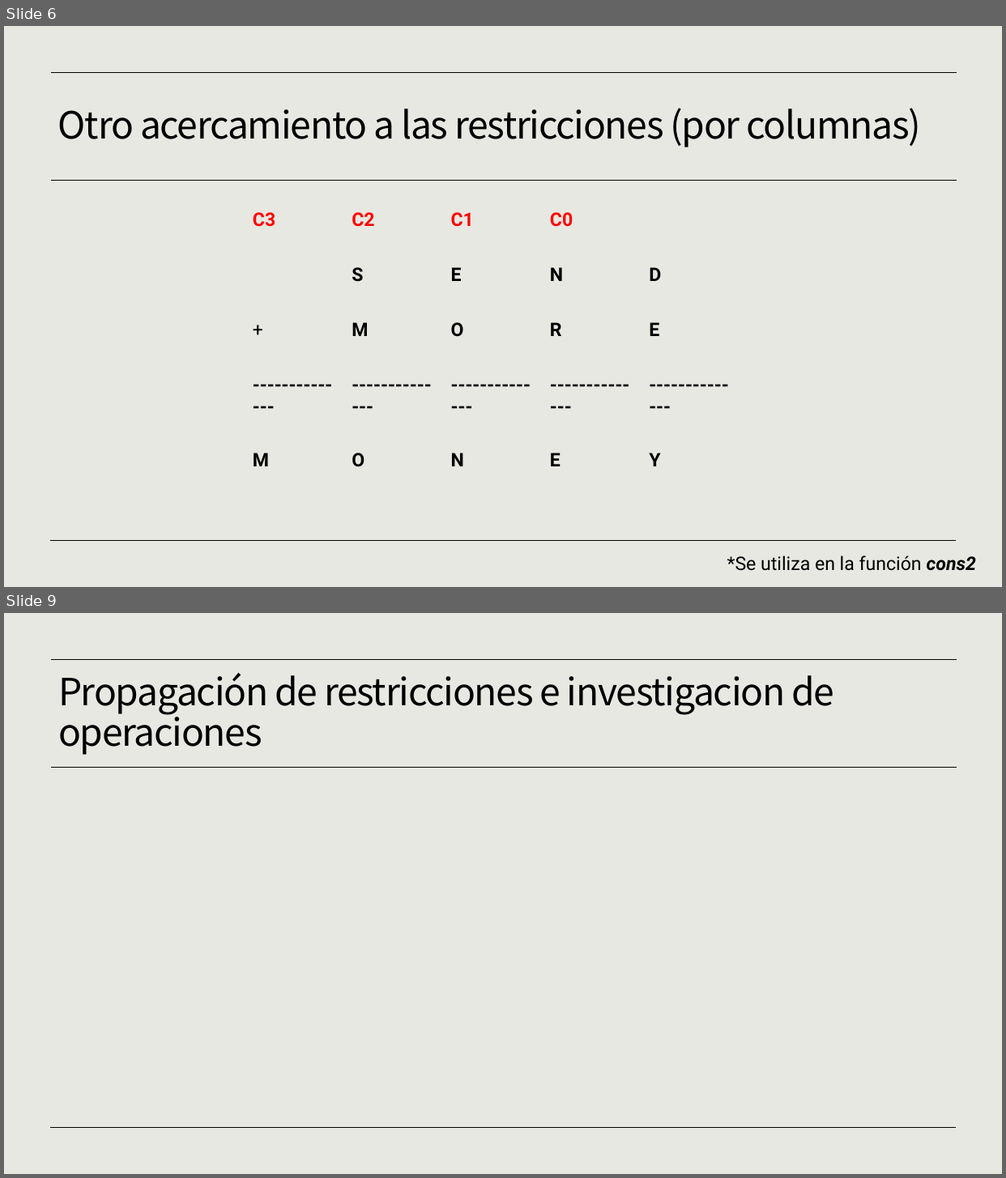
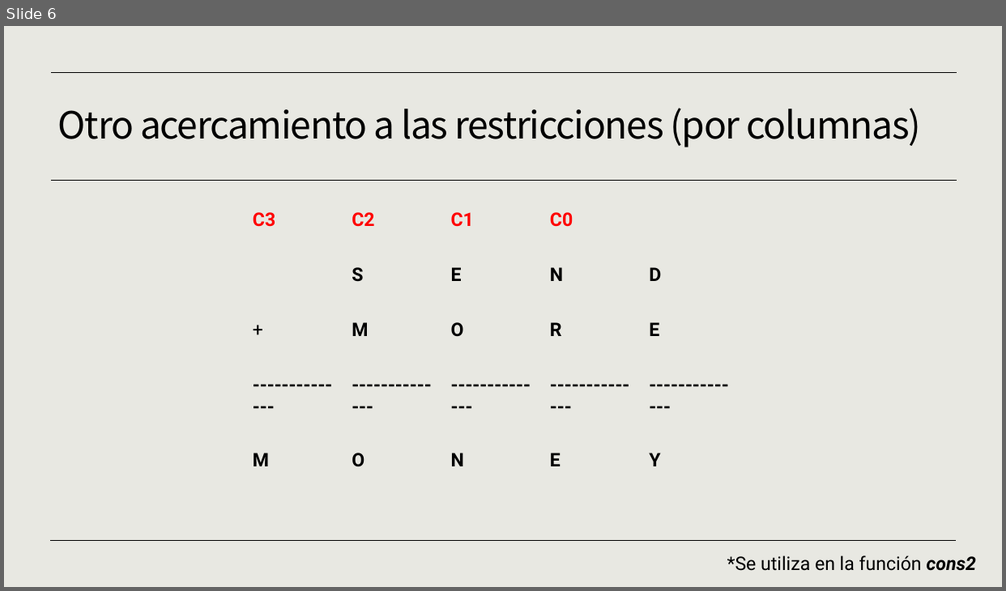
Before and after one commit to JavierCorralLizarraga/Artificial-intelligence, a slide deck: proyecto cripto-aritmetica/proyectocriptoaritmetica.pptx. Shown one above the other, each under a label of ours: slides 6 and 9 before the commit, slide 6 after it; the slides between them are not shown. The pictures are 1006x1178 and 1006x591 pixels, drawn with LibreOffice and Linux fonts; fonts in the diff are those of the drawing. Boxes give left, top, right and bottom in pixels: in the first picture for what was removed or moved away, otherwise in the second. Text is boxed around its words. In the diff, an @@ line names an element or a change of style, - is before the commit and + after.

```diff
--- a/proyecto cripto-aritmetica/proyectocriptoaritmetica.pptx
+++ b/proyecto cripto-aritmetica/proyectocriptoaritmetica.pptx
@@ slide 9 removed at [4,613,1002,1174], background #E8E8E2; not listed: 3 template elements that a slide beside it also shows @@
@@ title removed at [58,673,834,755] @@
-Propagación de restricciones e investigacion de operaciones
```
Also in this commit, not shown: 3 slides changed, 5 slides added, 2 other slides removed, 9 other files.
